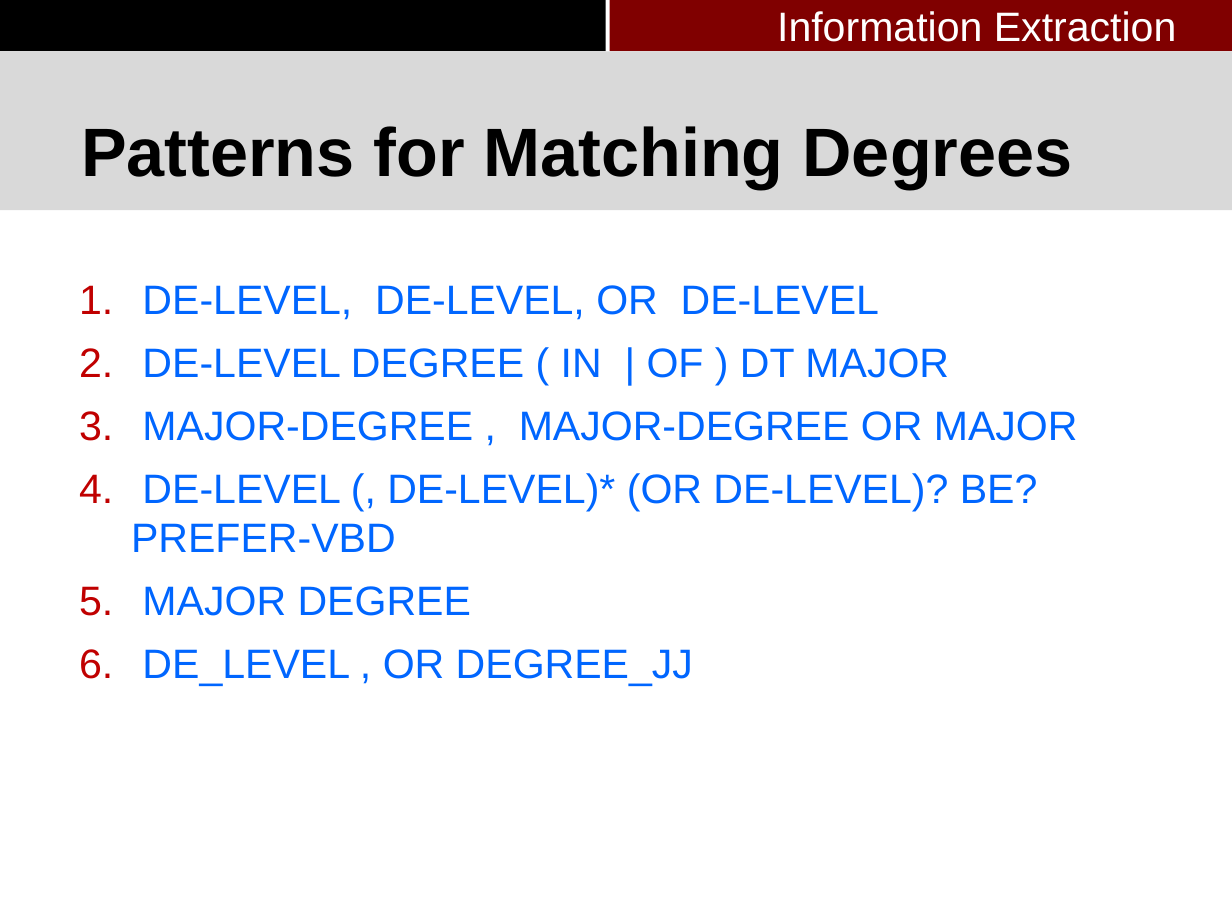
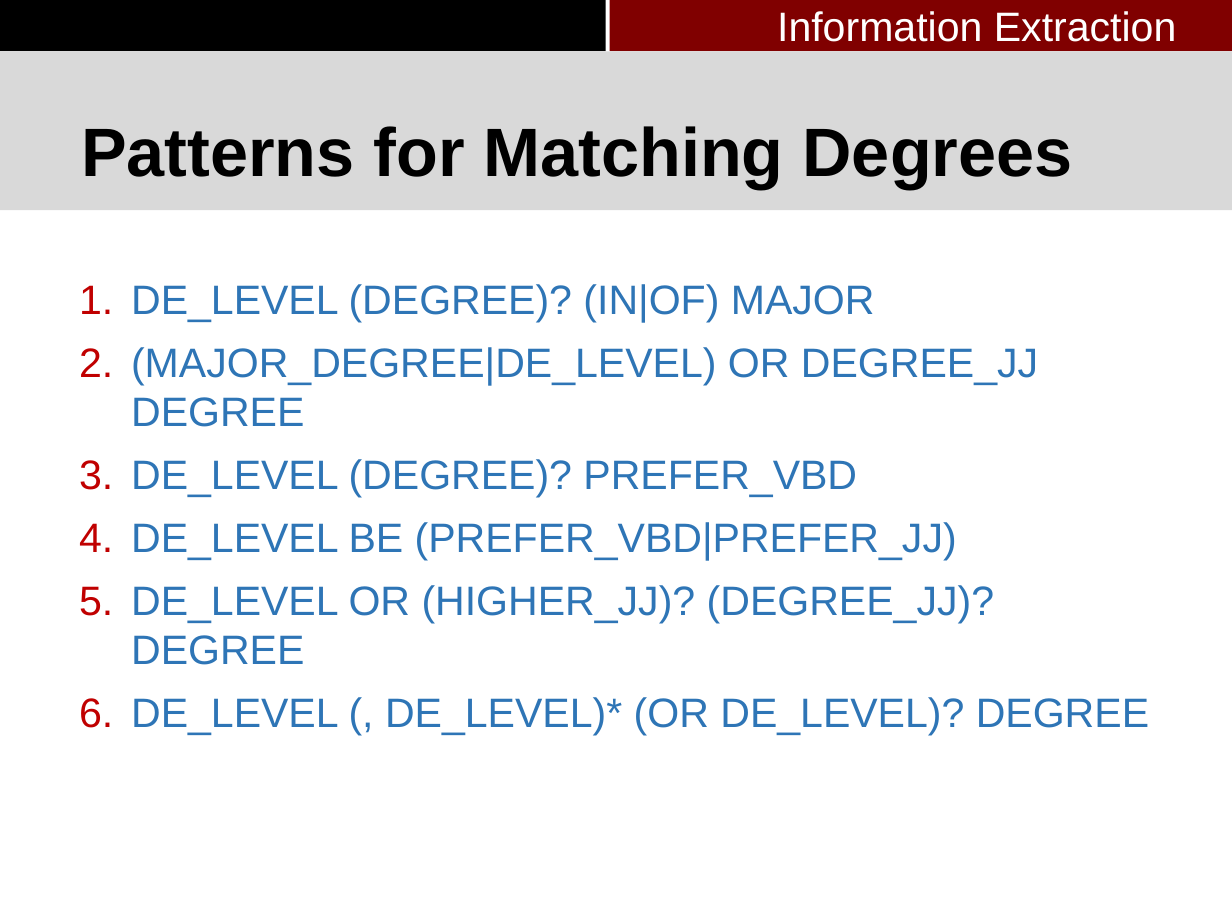
Before and after one commit to pkushiqiang/thesis, a slide deck: slide 35 of media/Master's thesis-3.pptx. Drawn at 1232x924 pixels with LibreOffice and Linux fonts; fonts in the diff are those of the drawing; background and template pictures are left out. Boxes give left, top, right and bottom in pixels: in the first picture for what was removed or moved away, otherwise in the second. Text is boxed around its words. In the diff, an @@ line names an element or a change of style, - is before the commit and + after.

```diff
--- a/media/Master's thesis-3.pptx
+++ b/media/Master's thesis-3.pptx
@@ text at (131,284,1149,735): text changed; text colour #0066FF to #2E75B6 @@
-1. DE-LEVEL, DE-LEVEL, OR DE-LEVEL
-2. DE-LEVEL DEGREE ( IN | OF ) DT MAJOR
-3. MAJOR-DEGREE , MAJOR-DEGREE OR MAJOR
-4. DE-LEVEL (, DE-LEVEL)* (OR DE-LEVEL)? BE? PREFER-VBD
-5. MAJOR DEGREE
-6. DE_LEVEL , OR DEGREE_JJ
+1. DE_LEVEL (DEGREE)? (IN|OF) MAJOR
+2. (MAJOR_DEGREE|DE_LEVEL) OR DEGREE_JJ DEGREE
+3. DE_LEVEL (DEGREE)? PREFER_VBD
+4. DE_LEVEL BE (PREFER_VBD|PREFER_JJ)
+5. DE_LEVEL OR (HIGHER_JJ)? (DEGREE_JJ)? DEGREE
+6. DE_LEVEL (, DE_LEVEL)* (OR DE_LEVEL)? DEGREE
```
Also in this commit, not shown: 9 other slides changed, 2 slides added, 1 slide removed, 1 other file.
